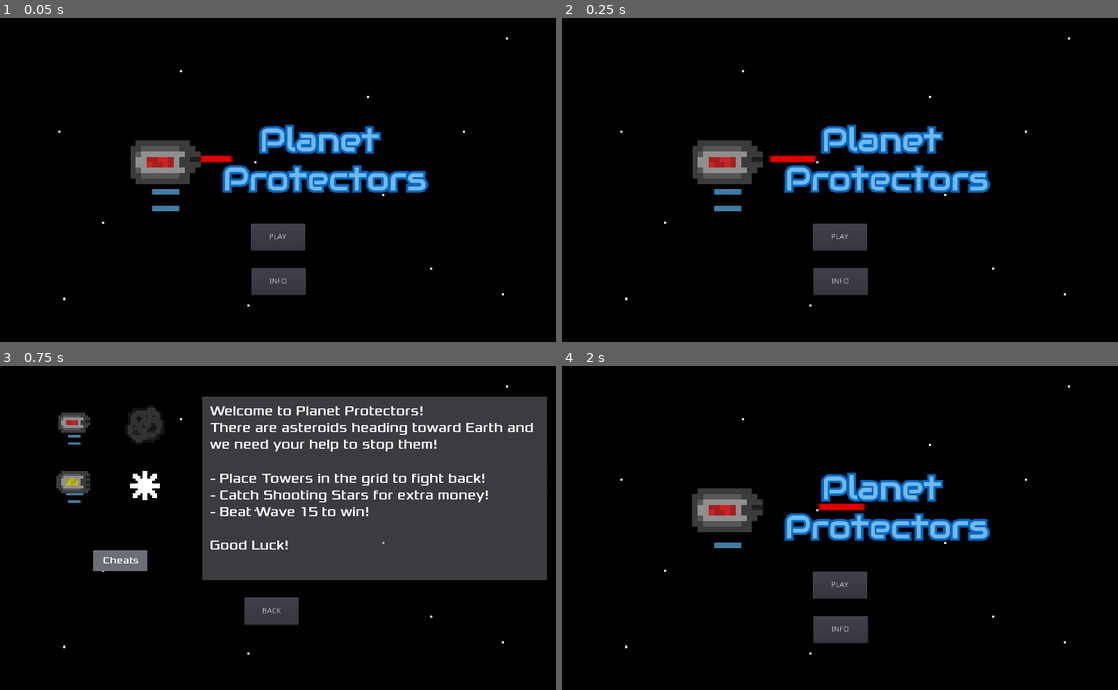
Above: before the commit, frames 1-4 (two rows, left to right).
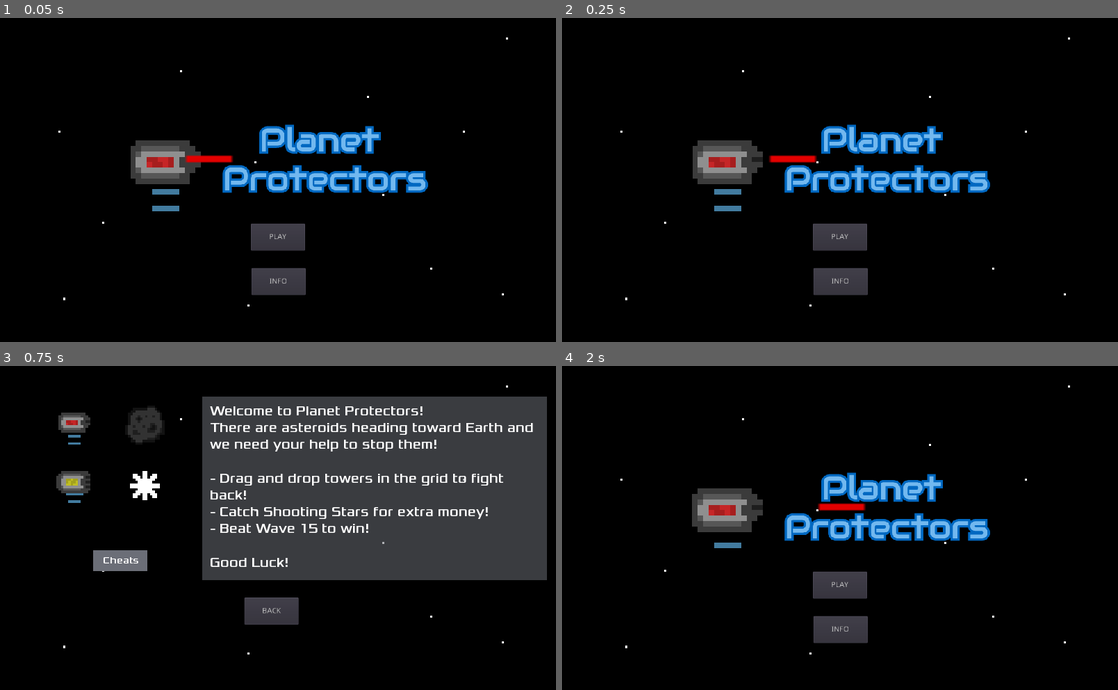
Above: after the commit, the same moments.

Repository: EthanMHolland/PlanetProtectors
Game: Godot game, scene res://src/TitleScreen.tscn
The game is run twice, just before and just after one commit, with the same random seed, the same clock (stepped at 60 frames per second) and the same inputs.
Inputs:
- Up to frame 1 (0.05 s): no input
- Up to frame 2 (0.25 s): no input
- Up to frame 3 (0.75 s): click "INFO" at 0.5 s
- Up to frame 4 (2 s): click "BACK" at 1.25 s

The runs differ from the first frame. In frame 1, less than 0.1% of the frame differs, in the area x 33-37%, y 42-45%; in frame 2, nothing differs; in frame 3, 2.7%, in the area x 37-91%, y 33-63%; in frame 4, nothing differs.

Commit message:
Modified InfoScreen

Diff:
--- a/project/src/InfoScreen.gd
+++ b/project/src/InfoScreen.gd
@@ -11,7 +11,7 @@
 
 
 func _set_default_text():
-	$InfoText.text = "Welcome to Planet Protectors!\nThere are asteroids heading toward Earth and we need your help to stop them!\n\n- Place Towers in the grid to fight back!\n- Catch Shooting Stars for extra money!\n- Beat Wave 15 to win!\n\nGood Luck!"
+	$InfoText.text = "Welcome to Planet Protectors!\nThere are asteroids heading toward Earth and we need your help to stop them!\n\n- Drag and drop towers in the grid to fight back!\n- Catch Shooting Stars for extra money!\n- Beat Wave 15 to win!\n\nGood Luck!"
 
 
 func _on_BackButton_button_down():
--- a/project/src/InfoScreen.tscn
+++ b/project/src/InfoScreen.tscn
@@ -57,71 +57,71 @@
 
 [sub_resource type="AtlasTexture" id=13]
 atlas = ExtResource( 6 )
+region = Rect2( 0, 64, 32, 32 )
+
+[sub_resource type="AtlasTexture" id=14]
+atlas = ExtResource( 6 )
 region = Rect2( 32, 64, 32, 32 )
 
-[sub_resource type="AtlasTexture" id=14]
+[sub_resource type="AtlasTexture" id=15]
 atlas = ExtResource( 6 )
 region = Rect2( 64, 64, 32, 32 )
 
-[sub_resource type="AtlasTexture" id=15]
+[sub_resource type="AtlasTexture" id=16]
 atlas = ExtResource( 6 )
 region = Rect2( 0, 96, 32, 32 )
 
-[sub_resource type="AtlasTexture" id=16]
+[sub_resource type="AtlasTexture" id=17]
 atlas = ExtResource( 6 )
 region = Rect2( 32, 96, 32, 32 )
 
-[sub_resource type="AtlasTexture" id=17]
+[sub_resource type="AtlasTexture" id=18]
 atlas = ExtResource( 6 )
 region = Rect2( 64, 64, 32, 32 )
 
-[sub_resource type="AtlasTexture" id=18]
+[sub_resource type="AtlasTexture" id=19]
 atlas = ExtResource( 6 )
 region = Rect2( 32, 64, 32, 32 )
 
-[sub_resource type="AtlasTexture" id=19]
+[sub_resource type="AtlasTexture" id=20]
 atlas = ExtResource( 6 )
 region = Rect2( 0, 64, 32, 32 )
 
-[sub_resource type="AtlasTexture" id=20]
+[sub_resource type="AtlasTexture" id=21]
 atlas = ExtResource( 6 )
 region = Rect2( 64, 32, 32, 32 )
 
-[sub_resource type="AtlasTexture" id=21]
+[sub_resource type="AtlasTexture" id=22]
 atlas = ExtResource( 6 )
 region = Rect2( 32, 32, 32, 32 )
 
-[sub_resource type="AtlasTexture" id=22]
+[sub_resource type="AtlasTexture" id=23]
 atlas = ExtResource( 6 )
 region = Rect2( 0, 32, 32, 32 )
 
-[sub_resource type="AtlasTexture" id=23]
+[sub_resource type="AtlasTexture" id=24]
 atlas = ExtResource( 6 )
 region = Rect2( 64, 0, 32, 32 )
 
-[sub_resource type="AtlasTexture" id=24]
+[sub_resource type="AtlasTexture" id=25]
 atlas = ExtResource( 6 )
 region = Rect2( 32, 0, 32, 32 )
 
-[sub_resource type="AtlasTexture" id=25]
+[sub_resource type="AtlasTexture" id=26]
 atlas = ExtResource( 6 )
 region = Rect2( 64, 96, 32, 32 )
-
-[sub_resource type="AtlasTexture" id=26]
-atlas = ExtResource( 6 )
-region = Rect2( 0, 64, 32, 32 )
 
 [sub_resource type="SpriteFrames" id=27]
 animations = [ {
-"frames": [ SubResource( 12 ), SubResource( 13 ), SubResource( 14 ), SubResource( 15 ), SubResource( 16 ), SubResource( 17 ), SubResource( 18 ), SubResource( 19 ), SubResource( 20 ), SubResource( 21 ), SubResource( 22 ), SubResource( 23 ), SubResource( 24 ), SubResource( 25 ) ],
+"frames": [ SubResource( 12 ) ],
+"loop": true,
+"name": "default",
+"speed": 5.0
+}, {
+"frames": [ SubResource( 13 ), SubResource( 14 ), SubResource( 15 ), SubResource( 16 ), SubResource( 17 ), SubResource( 18 ), SubResource( 19 ), SubResource( 20 ), SubResource( 21 ), SubResource( 22 ), SubResource( 23 ), SubResource( 24 ), SubResource( 25 ), SubResource( 26 ) ],
 "loop": true,
 "name": "twinkle",
 "speed": 10.0
-}, {
-"frames": [ SubResource( 26 ) ],
-"loop": true,
-"name": "default",
-"speed": 5.0
 } ]
 
 [sub_resource type="RectangleShape2D" id=28]
--- a/project/src/LaserTower.tscn
+++ b/project/src/LaserTower.tscn
@@ -23,137 +23,135 @@
 atlas = ExtResource( 1 )
 region = Rect2( 0, 16, 16, 16 )
 
-[sub_resource type="AtlasTexture" id=6]
+[sub_resource type="AtlasTexture" id=4]
 atlas = ExtResource( 8 )
 region = Rect2( 0, 0, 16, 16 )
 
-[sub_resource type="AtlasTexture" id=7]
+[sub_resource type="AtlasTexture" id=5]
 atlas = ExtResource( 8 )
 region = Rect2( 16, 0, 16, 16 )
 
-[sub_resource type="AtlasTexture" id=8]
+[sub_resource type="AtlasTexture" id=6]
 atlas = ExtResource( 8 )
 region = Rect2( 0, 16, 16, 16 )
 
-[sub_resource type="AtlasTexture" id=9]
+[sub_resource type="AtlasTexture" id=7]
 atlas = ExtResource( 5 )
 region = Rect2( 0, 0, 16, 16 )
 
-[sub_resource type="AtlasTexture" id=10]
+[sub_resource type="AtlasTexture" id=8]
 atlas = ExtResource( 5 )
 region = Rect2( 16, 0, 16, 16 )
 
-[sub_resource type="AtlasTexture" id=11]
+[sub_resource type="AtlasTexture" id=9]
 atlas = ExtResource( 5 )
 region = Rect2( 0, 16, 16, 16 )
 
-[sub_resource type="AtlasTexture" id=12]
+[sub_resource type="AtlasTexture" id=10]
 atlas = ExtResource( 6 )
 region = Rect2( 0, 0, 16, 16 )
 
-[sub_resource type="AtlasTexture" id=13]
+[sub_resource type="AtlasTexture" id=11]
 atlas = ExtResource( 6 )
 region = Rect2( 16, 0, 16, 16 )
 
-[sub_resource type="AtlasTexture" id=14]
+[sub_resource type="AtlasTexture" id=12]
 atlas = ExtResource( 6 )
 region = Rect2( 0, 16, 16, 16 )
 
-[sub_resource type="AtlasTexture" id=15]
+[sub_resource type="AtlasTexture" id=13]
 atlas = ExtResource( 7 )
 region = Rect2( 0, 0, 16, 16 )
 
-[sub_resource type="AtlasTexture" id=16]
+[sub_resource type="AtlasTexture" id=14]
 atlas = ExtResource( 7 )
 region = Rect2( 16, 0, 16, 16 )
 
-[sub_resource type="AtlasTexture" id=17]
+[sub_resource type="AtlasTexture" id=15]
 atlas = ExtResource( 7 )
 region = Rect2( 0, 16, 16, 16 )
 
-[sub_resource type="AtlasTexture" id=18]
+[sub_resource type="AtlasTexture" id=16]
 atlas = ExtResource( 9 )
 region = Rect2( 0, 0, 16, 16 )
 
-[sub_resource type="AtlasTexture" id=19]
+[sub_resource type="AtlasTexture" id=17]
 atlas = ExtResource( 9 )
 region = Rect2( 16, 0, 16, 16 )
 
-[sub_resource type="AtlasTexture" id=20]
+[sub_resource type="AtlasTexture" id=18]
 atlas = ExtResource( 9 )
 region = Rect2( 0, 16, 16, 16 )
 
-[sub_resource type="AtlasTexture" id=21]
+[sub_resource type="AtlasTexture" id=19]
 atlas = ExtResource( 10 )
 region = Rect2( 0, 0, 16, 16 )
 
-[sub_resource type="AtlasTexture" id=22]
+[sub_resource type="AtlasTexture" id=20]
 atlas = ExtResource( 10 )
 region = Rect2( 16, 0, 16, 16 )
 
-[sub_resource type="AtlasTexture" id=23]
+[sub_resource type="AtlasTexture" id=21]
 atlas = ExtResource( 10 )
 region = Rect2( 0, 16, 16, 16 )
 
-[sub_resource type="SpriteFrames" id=4]
+[sub_resource type="SpriteFrames" id=22]
 animations = [ {
 "frames": [ SubResource( 1 ), SubResource( 2 ), SubResource( 3 ) ],
 "loop": true,
 "name": "idling",
 "speed": 2.0
 }, {
-"frames": [ SubResource( 6 ), SubResource( 7 ), SubResource( 8 ) ],
+"frames": [ SubResource( 4 ), SubResource( 5 ), SubResource( 6 ) ],
 "loop": true,
 "name": "battery1",
 "speed": 2.0
 }, {
-"frames": [ SubResource( 9 ), SubResource( 10 ), SubResource( 11 ) ],
+"frames": [ SubResource( 7 ), SubResource( 8 ), SubResource( 9 ) ],
 "loop": true,
 "name": "battery2",
 "speed": 2.0
 }, {
-"frames": [ SubResource( 12 ), SubResource( 13 ), SubResource( 14 ) ],
+"frames": [ SubResource( 10 ), SubResource( 11 ), SubResource( 12 ) ],
 "loop": true,
 "name": "battery0",
 "speed": 2.0
 }, {
-"frames": [ SubResource( 15 ), SubResource( 16 ), SubResource( 17 ) ],
+"frames": [ SubResource( 13 ), SubResource( 14 ), SubResource( 15 ) ],
 "loop": true,
 "name": "battery3",
 "speed": 2.0
 }, {
-"frames": [ SubResource( 18 ), SubResource( 19 ), SubResource( 20 ) ],
+"frames": [ SubResource( 16 ), SubResource( 17 ), SubResource( 18 ) ],
 "loop": true,
 "name": "battery5",
 "speed": 2.0
 }, {
-"frames": [ SubResource( 21 ), SubResource( 22 ), SubResource( 23 ) ],
+"frames": [ SubResource( 19 ), SubResource( 20 ), SubResource( 21 ) ],
 "loop": true,
 "name": "battery4",
 "speed": 2.0
 } ]
 
-[sub_resource type="RectangleShape2D" id=5]
+[sub_resource type="RectangleShape2D" id=23]
 extents = Vector2( 7.95908, 8.01494 )
 
 [node name="LaserTower" type="Area2D" groups=[
 "Tower",
 ]]
 scale = Vector2( 3, 3 )
-z_as_relative = false
 input_pickable = false
 script = ExtResource( 2 )
 
 [node name="AnimatedSprite" type="AnimatedSprite" parent="."]
 position = Vector2( 0, 1.59701 )
-z_index = 1
-frames = SubResource( 4 )
+frames = SubResource( 22 )
 animation = "battery5"
 playing = true
 
 [node name="CollisionShape2D" type="CollisionShape2D" parent="."]
 position = Vector2( 0, -2.38419e-07 )
-shape = SubResource( 5 )
+shape = SubResource( 23 )
 
 [node name="Position2D" type="Position2D" parent="."]
 position = Vector2( 7.51796, 0 )
--- a/project/src/Level.tscn
+++ b/project/src/Level.tscn
@@ -302,6 +302,9 @@
 margin_top = 40.0
 margin_right = 762.0
 margin_bottom = 590.0
+__meta__ = {
+"_edit_use_anchors_": false
+}
 
 [node name="TextureRect" type="TextureRect" parent="PauseMenu"]
 margin_right = 40.0
@@ -318,6 +321,9 @@
 margin_bottom = 115.0
 custom_fonts/font = SubResource( 5 )
 text = "PAUSED"
+__meta__ = {
+"_edit_use_anchors_": false
+}
 
 [node name="ResumeButton" type="Button" parent="PauseMenu"]
 margin_left = 175.0
Not shown: 1 places in project/src/InfoScreen.tscn that only renumber resources
